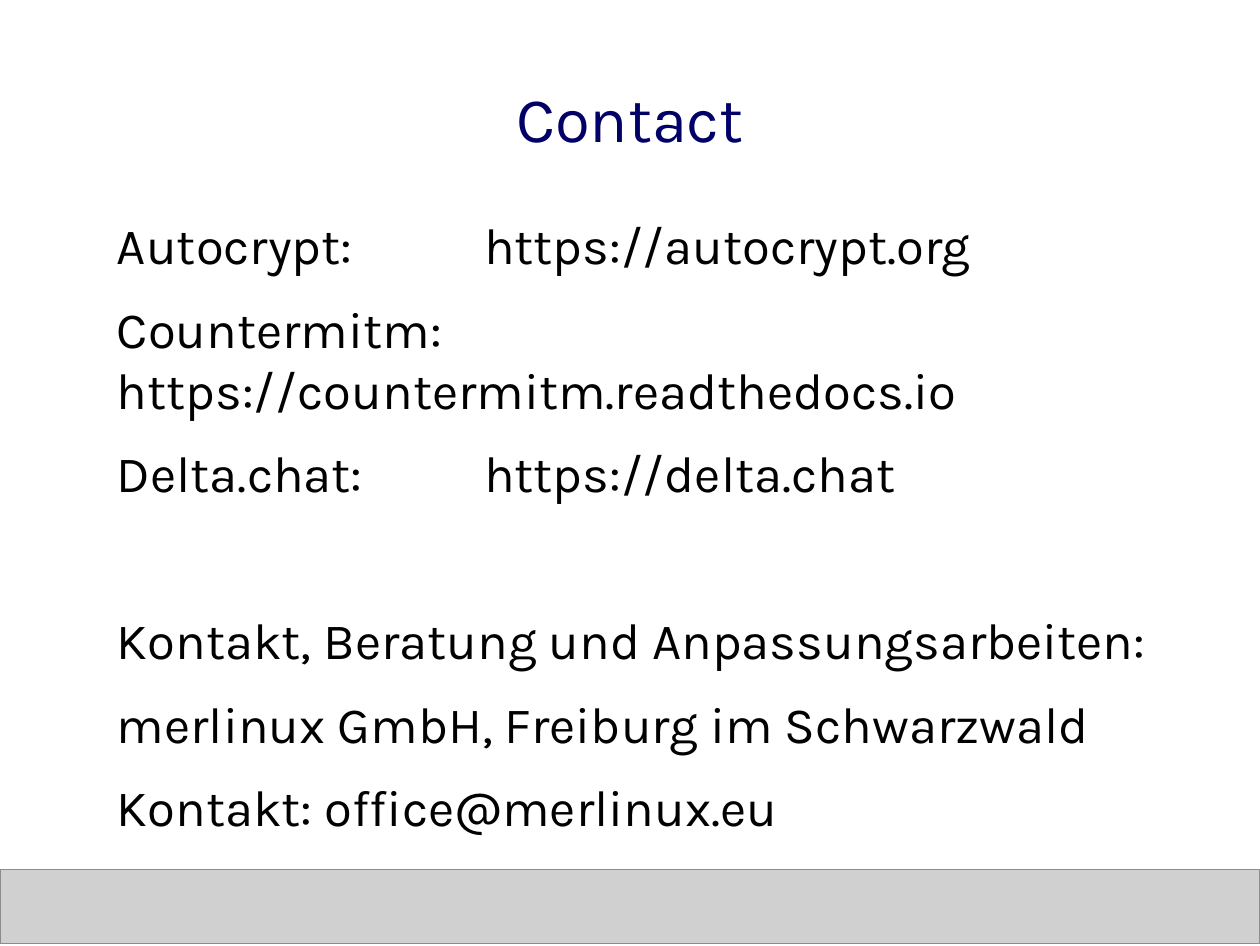
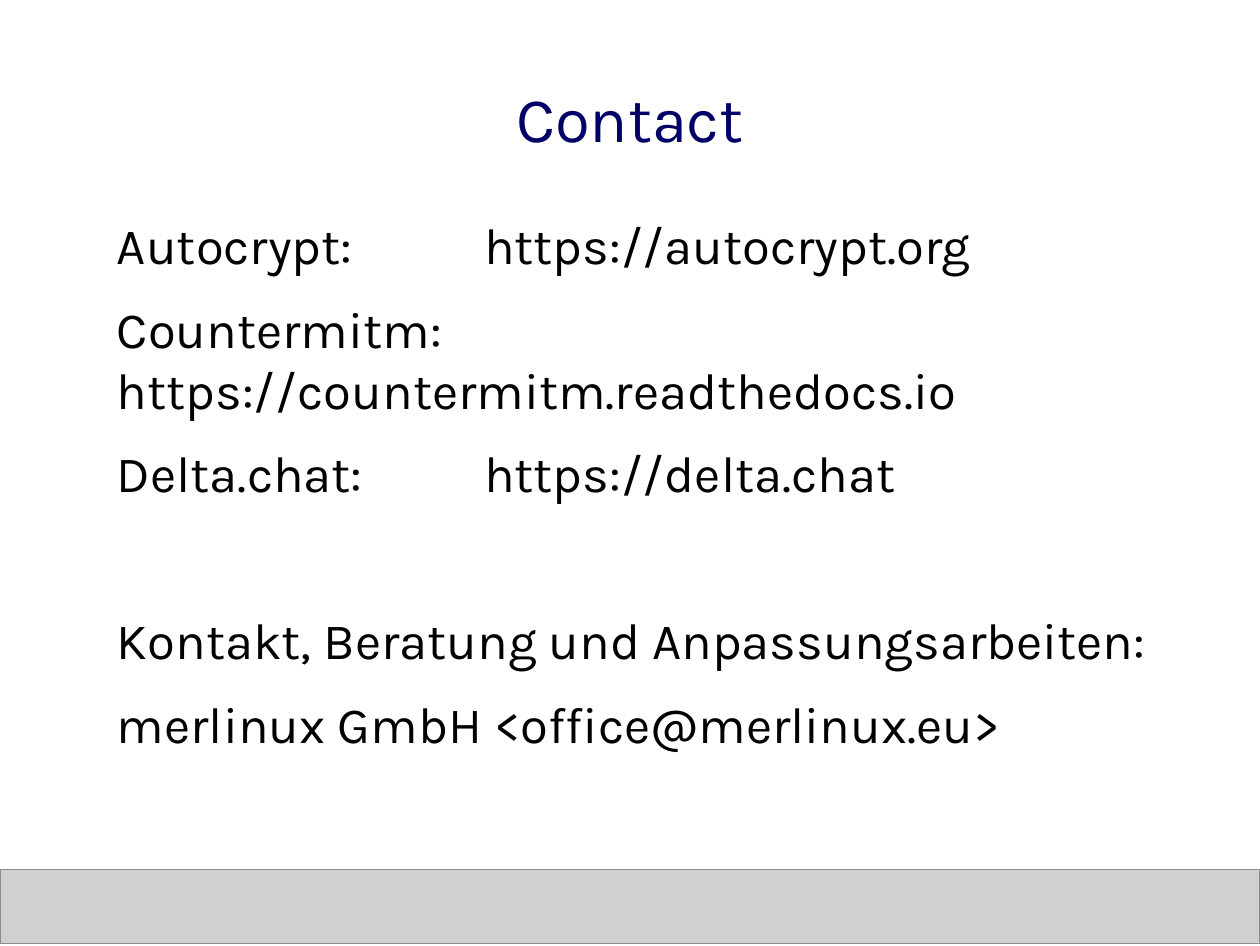
Before and after one commit to deltachat/playground, a slide deck: slide 11 of talks/dud-2018-autocrypt.odp (slide 12 before the commit). Drawn at 1260x946 pixels with LibreOffice and Linux fonts; fonts in the diff are those of the drawing; grey boxes stand for pictures. Boxes give left, top, right and bottom in pixels: in the first picture for what was removed or moved away, otherwise in the second. Text is boxed around its words. In the diff, an @@ line names an element or a change of style, - is before the commit and + after.

```diff
--- a/talks/dud-2018-autocrypt.odp
+++ b/talks/dud-2018-autocrypt.odp
@@ text at box(117, 708, 1000, 752): text changed @@
-merlinux GmbH, Freiburg im Schwarzwald
-Kontakt: office@merlinux.eu
-sowie Kontaktkanäle auf obigen Webseiten
+merlinux GmbH <office@merlinux.eu>
```
Also in this commit, not shown: 6 other slides changed, 1 slide removed.
